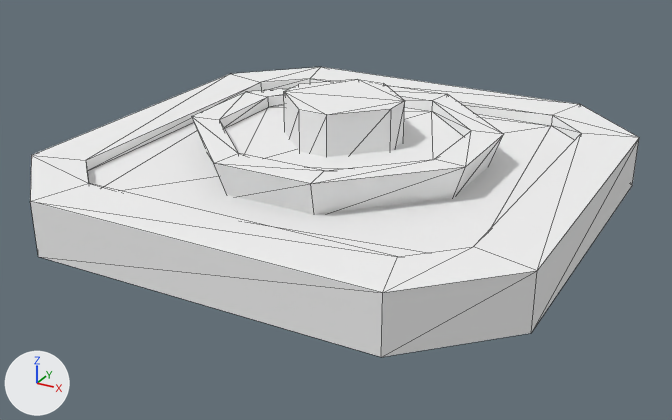
A saved change to the FBX model Assets/Mesh/extérieur/fontaine.FBX.
Before and after are seen from a camera (50 mm lens) standing at (-1.82, -14.93, 4.36) and looking at (-6.69, -6.06, -0.07). The lights are fixed; the arrows at lower left show +X, +Y and +Z. Mesh edges are drawn as thin lines.

The scene before the commit, as lines of its bpy script (objects in view):
```python
me_mesh = bpy.data.meshes.new('Mesh')
me_mesh.from_pydata(...)  # 80 vertices, 130 faces; spans x -3.0..3.0, y -3.0..3.0, z 0.0..1.24
me_mesh.materials.append(mat_material__40)  # white #f4f4f4
ob_fontaine = bpy.data.objects.new('fontaine', me_mesh)
ob_fontaine.location = (-6.761, -5.764, 0.0)
```
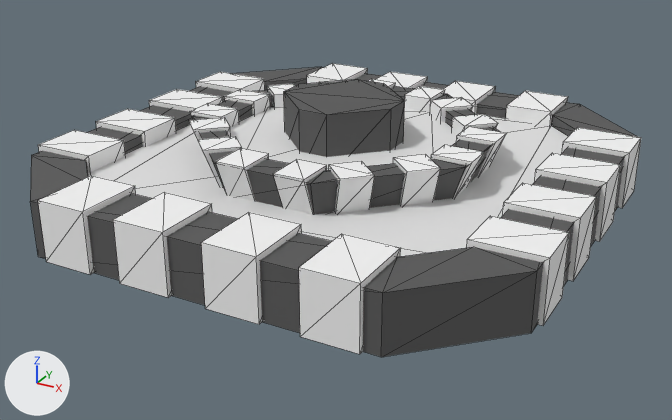
Location of each change, (x1, y1, x2, y2) in pixels of the pictures (672 x 420 px):
'fontaine', reshaped: before (30, 67, 639, 357); after (30, 63, 641, 357)
part 1 of me_mesh, added: after (38, 63, 641, 354)
part 2 of me_mesh, recoloured: (87, 107, 568, 256) in both
part 3 of me_mesh, recoloured (white to grey): (30, 67, 637, 357) in both

Patch to the scene script:
```diff
--- a/Assets/Mesh/extérieur/fontaine.FBX.py
+++ b/Assets/Mesh/extérieur/fontaine.FBX.py
@@ mat_material__38 @@
+mat_material__38 = principled_material('Material #38')
+mat_material__38.base_color = (0.098, 0.098, 0.098)  # dark grey #585858
+mat_material__38.roughness = 0.859
@@ mat_material__39 @@
+mat_material__39 = principled_material('Material #39')
+mat_material__39.base_color = (0.761, 0.761, 0.761)  # light grey #e2e2e2
+mat_material__39.roughness = 0.859
@@ me_mesh @@
 # used by ob_fontaine; location = (-6.761, -5.764, 0.0)
-me_mesh.from_pydata(...)  # 80 vertices, 130 faces; spans x -3.0..3.0, y -3.0..3.0, z 0.0..1.24
+me_mesh.from_pydata(...)  # 336 vertices, 450 faces; spans x -3.06..3.06, y -3.05..3.06, z 0.0..1.24
+# me_mesh part 1
+# 160 vertices are added at x -3.06..3.06, y -3.05..3.06, z 0.0..0.93
+# 64 new vertices lie (0.0, 0.0, 0.69) away from vertices in x -3.06..3.06, y -3.05..3.06, z 0.0
+# 32 new vertices lie (0.0, 0.0, 0.49) away from vertices in x -1.36..1.35, y -1.34..1.34, z 0.44
+# 320 new faces join them, mat_material__40 (white #f4f4f4)
+# me_mesh part 2: 12 faces spanning x -2.34..2.34, y -2.34..2.34, z 0.49..0.75 switch from mat_material__40 (white #f4f4f4) to mat_material__39 (light grey #e2e2e2)
+# me_mesh part 3: 118 faces spanning x -3.0..3.0, y -3.0..3.0, z 0.0..1.24 switch from mat_material__40 (white #f4f4f4) to mat_material__38 (dark grey #585858)
```
